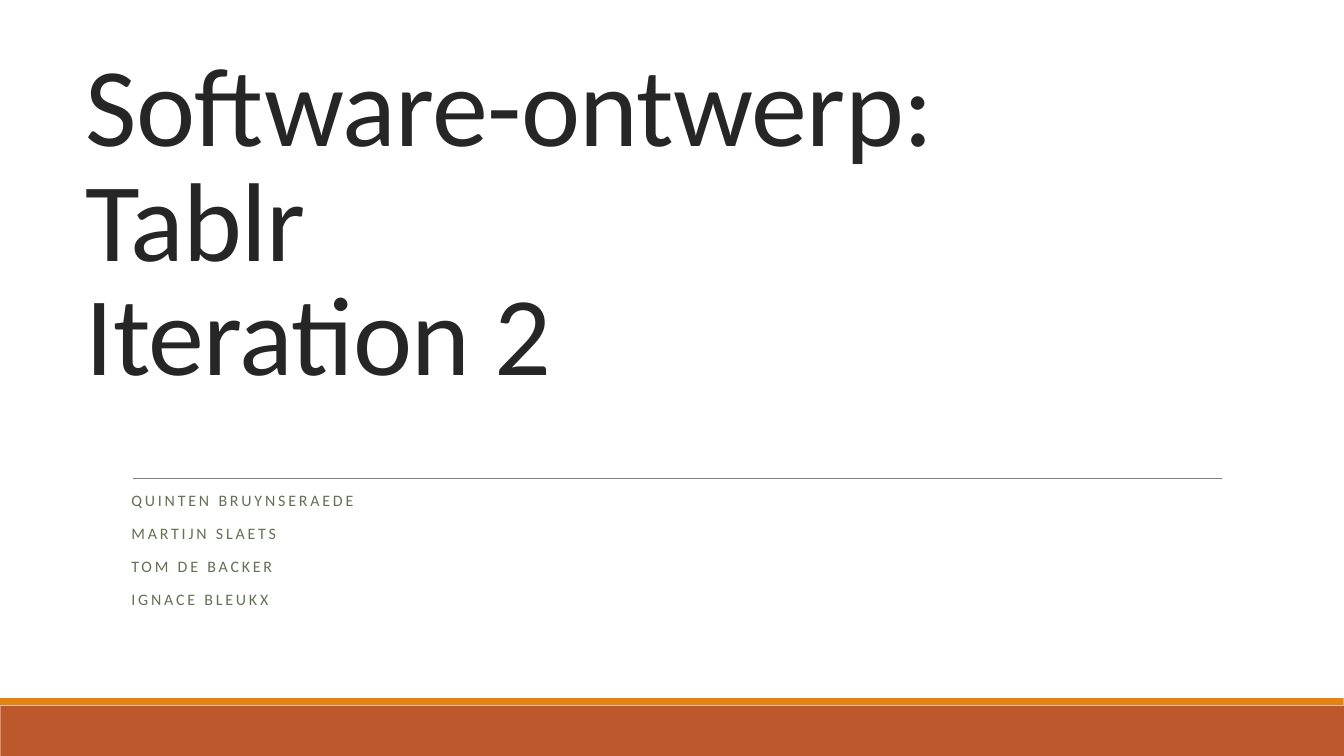
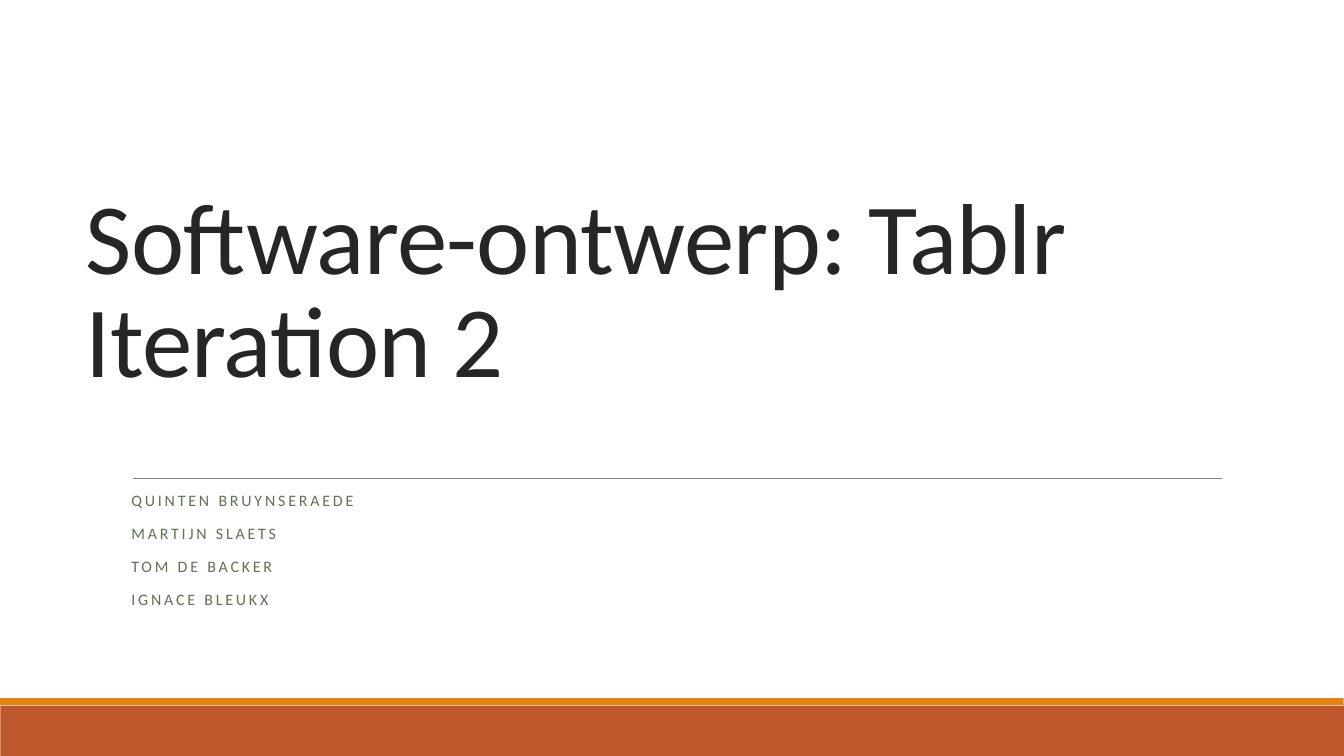
Before and after one commit to IgnaceBleukx/Software-Ontwerp, a slide deck: slide 1 of Presentaties/Iteration2.pptx. Drawn at 1344x756 pixels with LibreOffice and Linux fonts; fonts in the diff are those of the drawing. Boxes give left, top, right and bottom in pixels: in the first picture for what was removed or moved away, otherwise in the second. Text is boxed around its words. In the diff, an @@ line names an element or a change of style, - is before the commit and + after.

```diff
--- a/Presentaties/Iteration2.pptx
+++ b/Presentaties/Iteration2.pptx
@@ title "Software-ontwerp: Tablr Iteration 2" at (86,204,1067,378): size 80 to 72 pt @@
```
Also in this commit, not shown: 23 other slides changed, 12 slides added, 10 slides removed.
